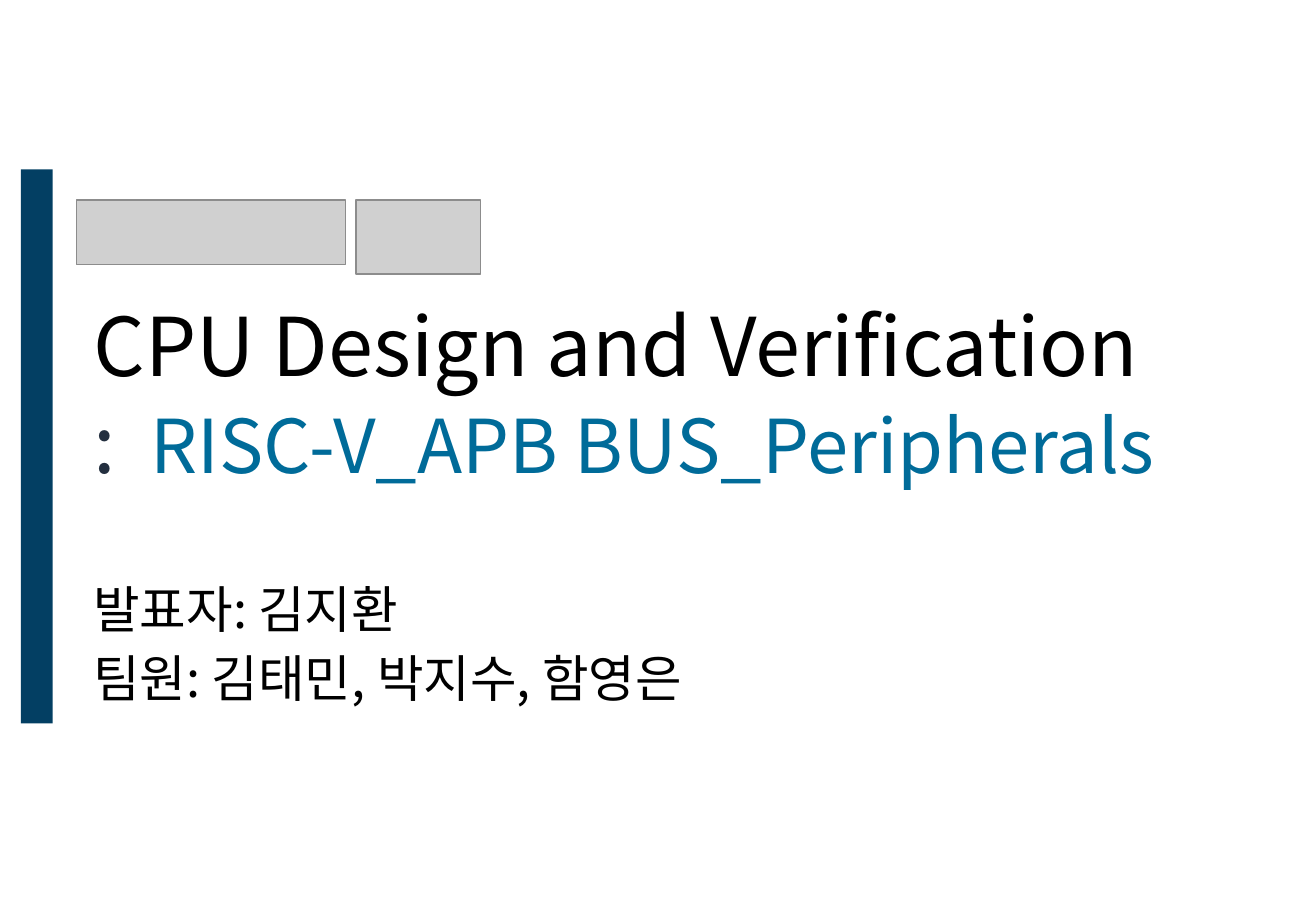
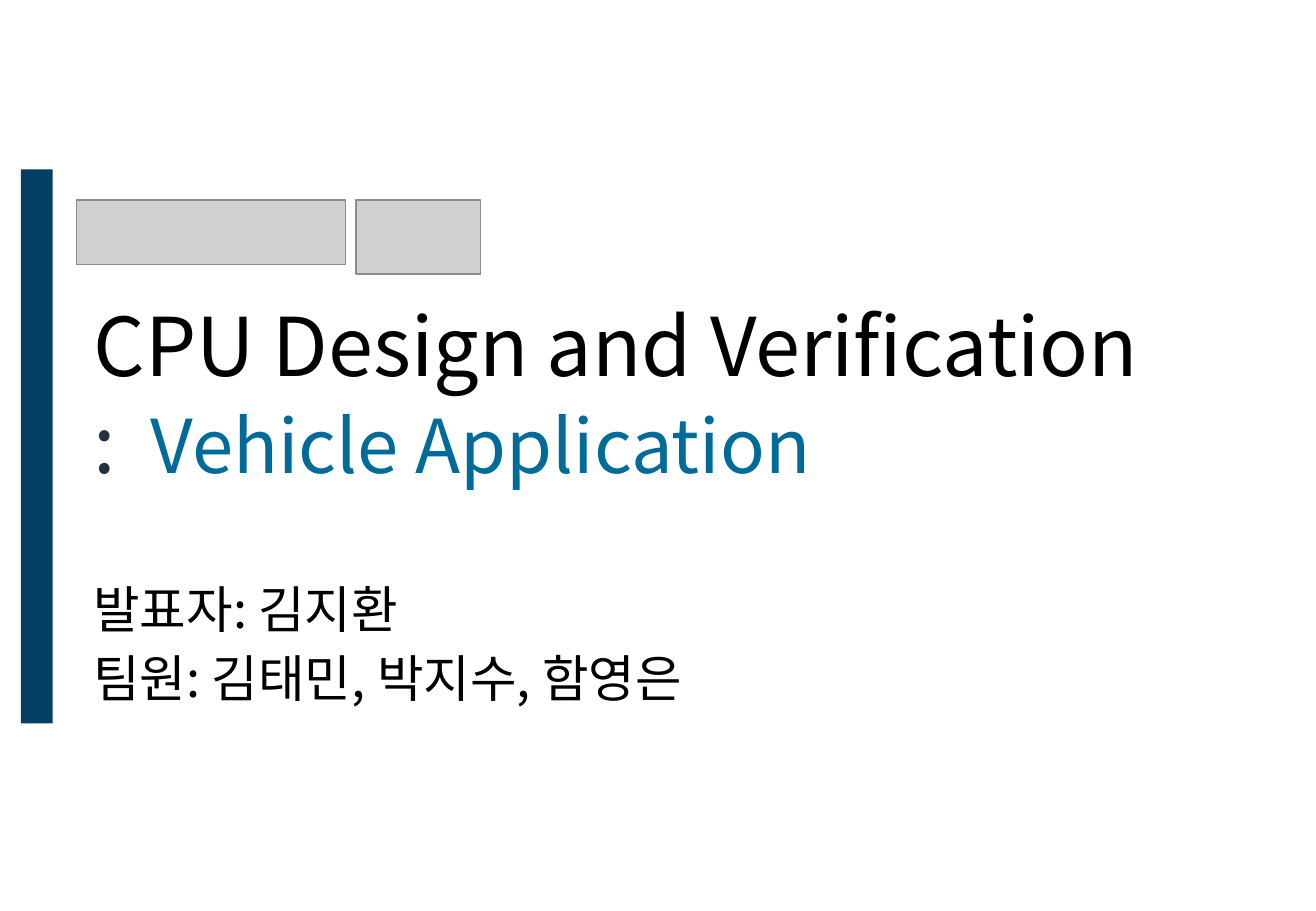
Before and after one commit to oriraccoon/Harman_ComputerArchitecture, a slide deck: slide 1 of RISC-V MultiCycle CPU Peripherals_김지환.pptx. Drawn at 1316x911 pixels with LibreOffice and Linux fonts; fonts in the diff are those of the drawing; grey boxes stand for pictures. Boxes give left, top, right and bottom in pixels: in the first picture for what was removed or moved away, otherwise in the second. Text is boxed around its words. In the diff, an @@ line names an element or a change of style, - is before the commit and + after.

```diff
--- a/RISC-V MultiCycle CPU Peripherals_김지환.pptx
+++ b/RISC-V MultiCycle CPU Peripherals_김지환.pptx
@@ text at box(151, 414, 810, 490): text changed @@
-: RISC-V_APB BUS_Peripherals
+: Vehicle Application
```
Also in this commit, not shown: 4 other slides changed, 11 slides added, 1 slide removed, 35 other files.
